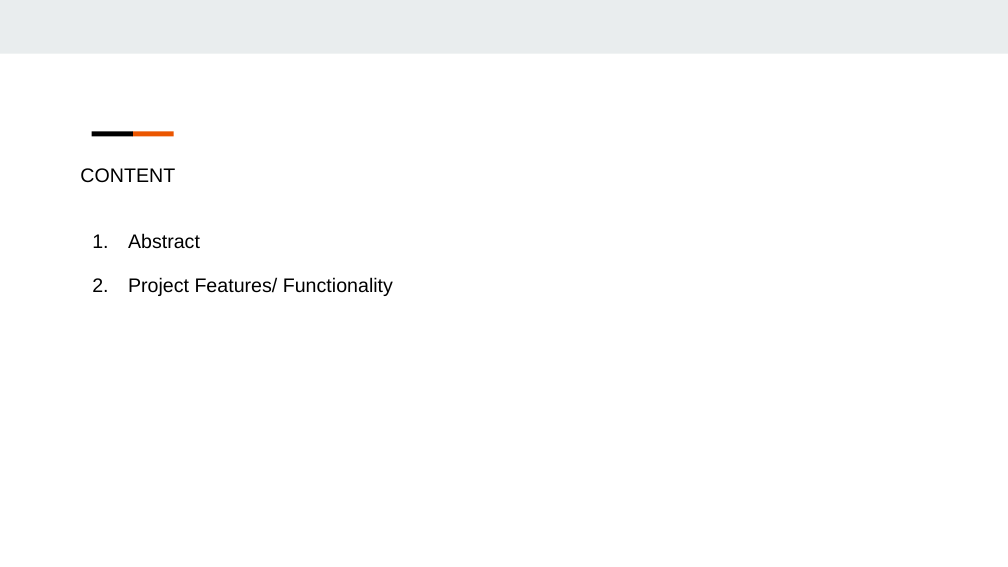
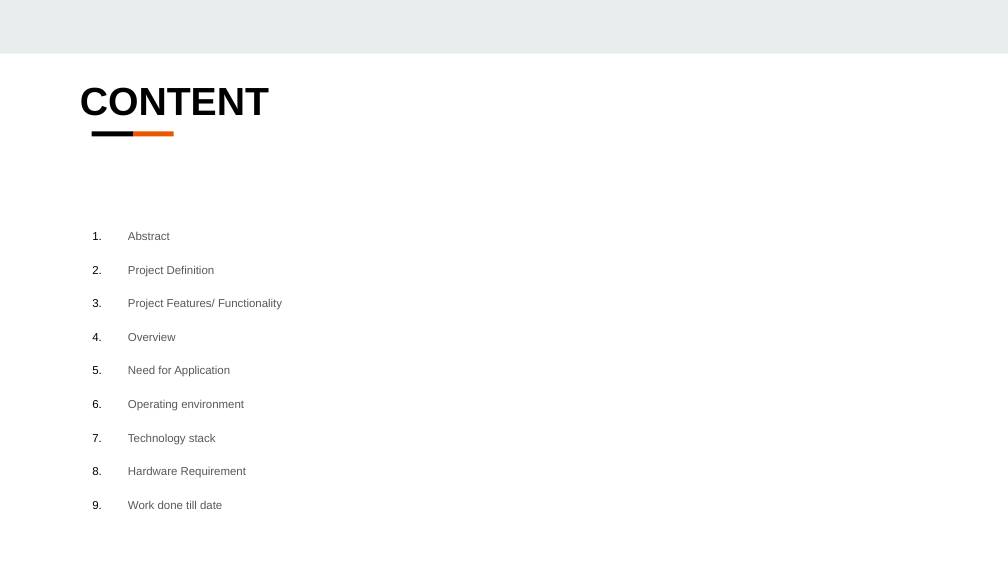
Before and after one commit to DollyKM/Work, a slide deck: slide 2 of Claim Management Portal.pptx. Drawn at 1008x567 pixels with LibreOffice and Linux fonts; fonts in the diff are those of the drawing. Boxes give left, top, right and bottom in pixels: in the first picture for what was removed or moved away, otherwise in the second. Text is boxed around its words. In the diff, an @@ line names an element or a change of style, - is before the commit and + after.

```diff
--- a/Claim Management Portal.pptx
+++ b/Claim Management Portal.pptx
@@ text "CONTENT" moved from (x1=80, y1=168, x2=175, y2=183) to (x1=80, y1=87, x2=269, y2=116) @@
@@ text "CONTENT" at (x1=80, y1=87, x2=269, y2=116): size 14 to 28 pt, bold on @@
@@ text at (x1=128, y1=232, x2=282, y2=310): size 14 to 8.1 pt, text colour #000000 to #595959 in "Abstract", "Project Features/ Functionality" @@
@@ text at (x1=128, y1=265, x2=215, y2=277): paragraph added @@
+2. Project Definition
@@ text at (x1=128, y1=332, x2=246, y2=509): paragraphs added @@
+4. Overview
+5. Need for Application
+6. Operating environment
+7. Technology stack
+8. Hardware Requirement
+9. Work done till date
```
Also in this commit, not shown: 3 other slides changed, 1 slide added.
